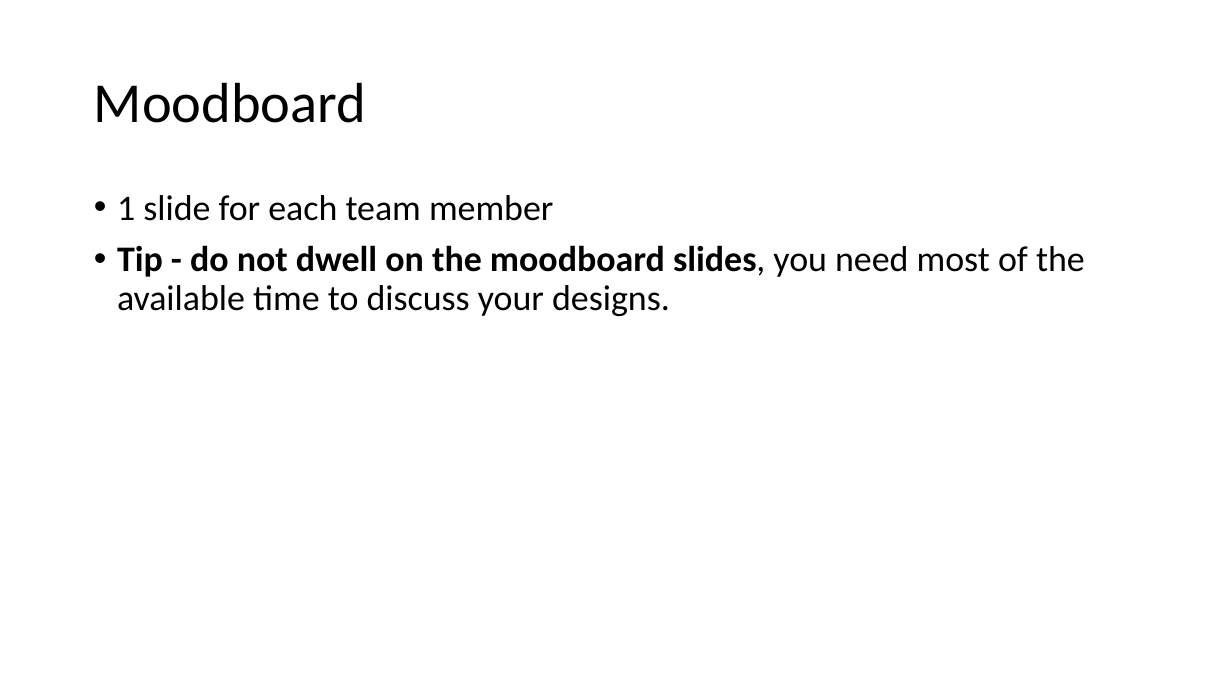
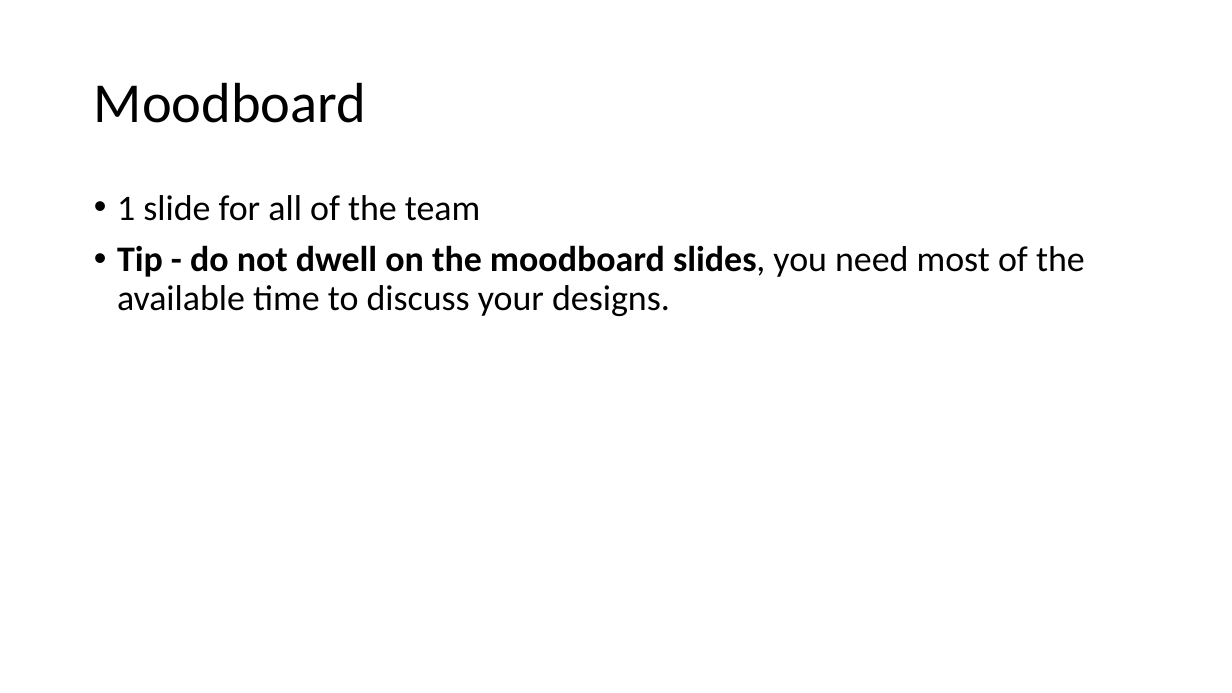
Before and after one commit to GeorgeGray97/level5-portfolio, a slide deck: slide 4 of templates/template_sp3_presentation.pptx. Drawn at 1232x693 pixels with LibreOffice and Linux fonts; fonts in the diff are those of the drawing. Boxes give left, top, right and bottom in pixels: in the first picture for what was removed or moved away, otherwise in the second. Text is boxed around its words. In the diff, an @@ line names an element or a change of style, - is before the commit and + after.

```diff
--- a/templates/template_sp3_presentation.pptx
+++ b/templates/template_sp3_presentation.pptx
@@ text at bbox=[117, 195, 480, 221]: text changed @@
-• 1 slide for each team member
+• 1 slide for all of the team
```
Also in this commit, not shown: 1 other slide changed, 1 slide added.
